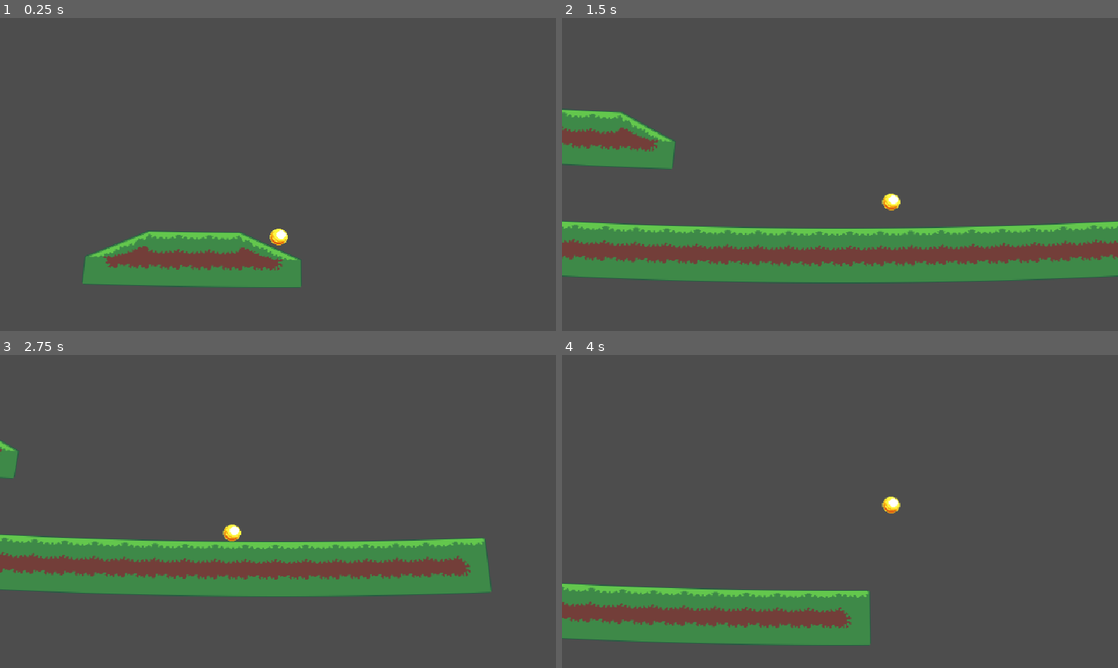
Above: before the commit, frames 1-4 (two rows, left to right).
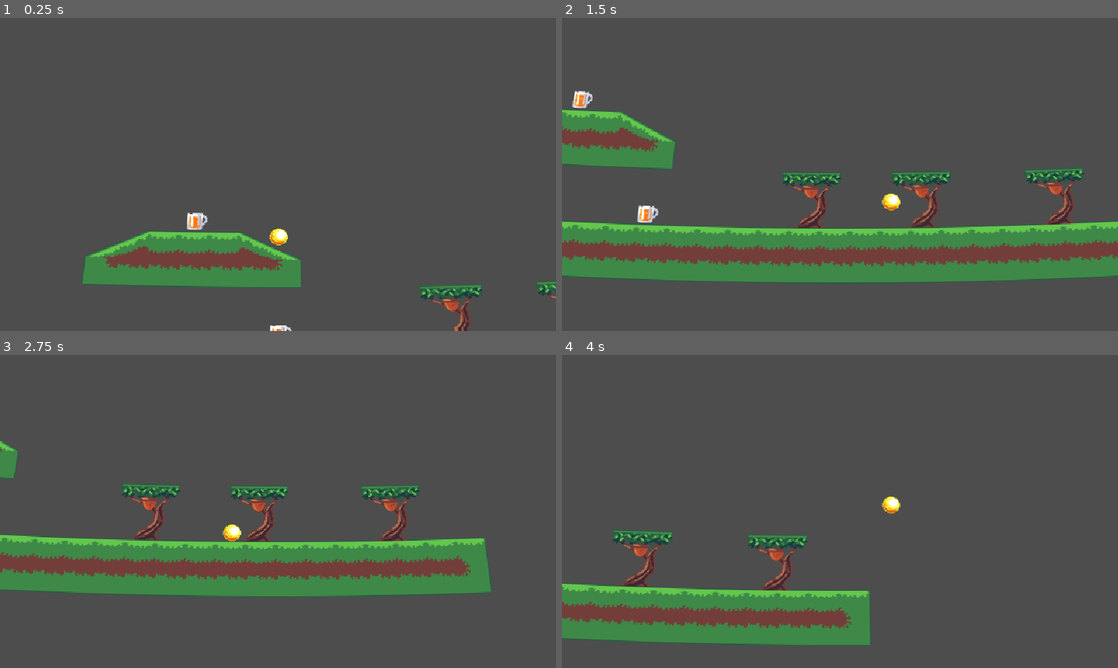
Above: after the commit, the same moments.

Repository: Codex112008/GMTK-2025-Game-Jam
Game: Godot game, scene res://Scenes/Game.tscn
The game is run twice, just before and just after one commit, with the same random seed, the same clock (stepped at 60 frames per second) and the same inputs.
Inputs:
- Up to frame 1 (0.25 s): no input
- Up to frame 2 (1.5 s): hold D (right) from 0.53 s (still down); tap Space (jump) at 0.6, 0.77, 1.07, 1.35 s
- Up to frame 3 (2.75 s): tap Space (jump) at 1.52, 1.82, 2.1 s; release D (right) at 2.03 s; hold A (left) from 2.03 s (still down)
- Up to frame 4 (4 s): release A (left) at 2.78 s; hold D (right) from 2.78 s (still down); tap Space (jump) at 2.85, 3.02, 3.32, 3.6, 3.77 s

The runs differ from the first frame. In frame 1, 1.1% of the frame differs, in the area x 33-100%, y 62-100%; in frame 2, 2.8%, in the area x 1-94%, y 23-68%; in frame 3, 2.4%; in frame 4, 1.6%.

Commit message:
Trees and nuts

Diff:
--- /dev/null
+++ b/Scenes/Beer.tscn
@@ -0,0 +1,43 @@
+[gd_scene load_steps=7 format=3 uid="uid://dmrchrx1v38ud"]
+
+[ext_resource type="Script" uid="uid://cruextbjjjn8p" path="res://Scripts/Beer.gd" id="1_d2pg4"]
+[ext_resource type="Texture2D" uid="uid://bl5trdjup45rg" path="res://Sprites/Beer/beer2.png" id="1_hniy1"]
+[ext_resource type="Texture2D" uid="uid://c4aopnk1rb7c4" path="res://Sprites/Beer/beer1.png" id="2_d2pg4"]
+[ext_resource type="Texture2D" uid="uid://crx1pmrgg78a1" path="res://Sprites/Beer/beer3.png" id="3_07ujs"]
+
+[sub_resource type="SpriteFrames" id="SpriteFrames_hv7xx"]
+animations = [{
+"frames": [{
+"duration": 1.0,
+"texture": ExtResource("1_hniy1")
+}, {
+"duration": 1.0,
+"texture": ExtResource("2_d2pg4")
+}, {
+"duration": 1.0,
+"texture": ExtResource("3_07ujs")
+}, {
+"duration": 1.0,
+"texture": ExtResource("2_d2pg4")
+}],
+"loop": true,
+"name": &"default",
+"speed": 10.0
+}]
+
+[sub_resource type="RectangleShape2D" id="RectangleShape2D_1okyp"]
+
+[node name="Beer" type="Area2D" groups=["Beer"]]
+priority = 1
+script = ExtResource("1_d2pg4")
+
+[node name="AnimatedSprite2D" type="AnimatedSprite2D" parent="."]
+sprite_frames = SubResource("SpriteFrames_hv7xx")
+autoplay = "default"
+frame_progress = 0.397417
+
+[node name="CollisionShape2D" type="CollisionShape2D" parent="."]
+position = Vector2(1, 1)
+shape = SubResource("RectangleShape2D_1okyp")
+
+[connection signal="body_entered" from="." to="." method="_on_body_entered"]
--- a/Scenes/Game.tscn
+++ b/Scenes/Game.tscn
@@ -1,18 +1,16 @@
-[gd_scene load_steps=6 format=4 uid="uid://bfn2b364eucoc"]
+[gd_scene load_steps=7 format=4 uid="uid://bfn2b364eucoc"]
 
 [ext_resource type="Shader" uid="uid://dcs1wxhti4py4" path="res://PlanetCurve.gdshader" id="1_iukft"]
-[ext_resource type="Script" uid="uid://begc6vubb515t" path="res://Scripts/NutManager.gd" id="1_kldst"]
+[ext_resource type="PackedScene" uid="uid://dmrchrx1v38ud" path="res://Scenes/Beer.tscn" id="2_b2bpf"]
 [ext_resource type="TileSet" uid="uid://b5nmyyj2chinl" path="res://BaseTileSet.tres" id="2_gl6un"]
 [ext_resource type="PackedScene" uid="uid://d3mqa3yxkbmot" path="res://Scenes/Player.tscn" id="3_j5yw3"]
+[ext_resource type="PackedScene" uid="uid://cvd7pmhx8p1pm" path="res://Scenes/Tree.tscn" id="4_kldst"]
 
 [sub_resource type="ShaderMaterial" id="ShaderMaterial_gl6un"]
 shader = ExtResource("1_iukft")
 shader_parameter/radius = 5.0
 
 [node name="game" type="Node2D"]
-
-[node name="NutManager" type="Node" parent="."]
-script = ExtResource("1_kldst")
 
 [node name="postproc_layer" type="CanvasLayer" parent="."]
 
@@ -36,3 +34,24 @@
 [node name="camera2d" type="Camera2D" parent="Player"]
 position = Vector2(0, -16)
 position_smoothing_enabled = true
+
+[node name="Tree" parent="." instance=ExtResource("4_kldst")]
+position = Vector2(151, 64)
+
+[node name="Tree2" parent="." instance=ExtResource("4_kldst")]
+position = Vector2(270, 64)
+
+[node name="Tree3" parent="." instance=ExtResource("4_kldst")]
+position = Vector2(414, 65)
+
+[node name="Beer" parent="." instance=ExtResource("2_b2bpf")]
+position = Vector2(-23, 83)
+
+[node name="Beer2" parent="." instance=ExtResource("2_b2bpf")]
+position = Vector2(-111, -45)
+
+[node name="Beer3" parent="." instance=ExtResource("2_b2bpf")]
+position = Vector2(-482, 83)
+
+[node name="Beer4" parent="." instance=ExtResource("2_b2bpf")]
+position = Vector2(-378, -14)
--- /dev/null
+++ b/Scenes/Tree.tscn
@@ -0,0 +1,21 @@
+[gd_scene load_steps=5 format=3 uid="uid://cvd7pmhx8p1pm"]
+
+[ext_resource type="Texture2D" uid="uid://blyjavtgbk1sj" path="res://Sprites/Tree/tree_without.png" id="1_gtca3"]
+[ext_resource type="Script" uid="uid://bv02nq23a15lo" path="res://Scripts/Tree.gd" id="2_itkj8"]
+[ext_resource type="Texture2D" uid="uid://cqjvg4ky1tgvg" path="res://Sprites/Tree/tree_with_acorn.png" id="3_0suky"]
+
+[sub_resource type="RectangleShape2D" id="RectangleShape2D_itkj8"]
+size = Vector2(64, 2)
+
+[node name="Tree" type="StaticBody2D" groups=["Tree"]]
+script = ExtResource("2_itkj8")
+nutSprite = ExtResource("3_0suky")
+noNutSprite = ExtResource("1_gtca3")
+
+[node name="Sprite2D" type="Sprite2D" parent="."]
+texture = ExtResource("3_0suky")
+
+[node name="CollisionShape2D" type="CollisionShape2D" parent="."]
+position = Vector2(0, -30)
+shape = SubResource("RectangleShape2D_itkj8")
+one_way_collision = true
--- a/Scripts/NutManager.gd
+++ b/Scripts/Beer.gd
@@ -1,4 +1,4 @@
-extends Node
+extends Area2D
 
 
 # Called when the node enters the scene tree for the first time.
@@ -9,3 +9,11 @@
 # Called every frame. 'delta' is the elapsed time since the previous frame.
 func _process(delta):
 	pass
+
+
+
+func _on_body_entered(body):
+	print("HGaeuygrfa")
+	var player = body as PlayerController
+	if player != null:
+		player.increase_curve_effect(0.5)
--- a/Scripts/PlayerController.gd
+++ b/Scripts/PlayerController.gd
@@ -1,5 +1,5 @@
 extends CharacterBody2D
-
+class_name PlayerController
 
 @export var speed : float = 300.0
 @export var acceleration : float = 10.0
@@ -7,10 +7,17 @@
 @export var gravity : float = 1600.0
 @export var friction : float = 20.0 # Basically deceleration
 
+@export var max_nut_count : int = 2
+var nut_count : int = 0
+var nutted_trees : Array[TreeNode] = []
+
 @export_group("References")
 @export var coyote_timer : Timer
 @export var jump_buffer_timer : Timer
 @export var short_jump_timer : Timer
+
+@export_group("OOC References")
+@export var curve_effect_rect : CanvasItem
 
 func _physics_process(delta: float) -> void:
 	# Add the gravity.
@@ -37,8 +44,15 @@
 
 	# If release jump quiclky then add downward force for variable jump height
 	# mark brown told me to do this i did the platformer toolkit thingie
-	if (Input.is_action_just_released("jump") && short_jump_timer.time_left != 0):
+	if Input.is_action_just_released("jump") && short_jump_timer.time_left != 0:
 		velocity.y += jump_strength / 2 # this value can be tweaked
+
+	if nut_count > 0 && not is_on_floor() && Input.is_action_just_pressed("jump"):
+		jump()
+		nutted_trees[0].has_nut = true
+		nutted_trees.remove_at(0)
+		nut_count -= 1
+
 
 
 	# Get the input direction and handle the movement/deceleration.
@@ -48,9 +62,27 @@
 	else:
 		velocity.x = lerpf(velocity.x, 0, delta * friction)
 
+
+	# Drop down one way platforms
+	if Input.is_action_pressed("down") && is_on_floor():
+		position.y += 1
+
+
 	move_and_slide()
+
+	# Gets nuts from trees
+	for i in get_slide_collision_count():
+		var collidingTree : TreeNode = get_slide_collision(i).get_collider() as TreeNode
+		if collidingTree != null && collidingTree.has_nut && nutted_trees.size() < max_nut_count:
+			nut_count = mini(nut_count + 1, max_nut_count)
+			collidingTree.has_nut = false
+			nutted_trees.append(collidingTree)
 
 func jump():
 	short_jump_timer.start()
 	velocity.y = -jump_strength;
 	# velocity.y = -jump_strength
+
+func increase_curve_effect(amount : float):
+	var shader_material : ShaderMaterial = curve_effect_rect.material as ShaderMaterial
+	shader_material.set_shader_parameter("Radius", max(0, shader_material.get_shader_parameter("Radius") - amount))
--- /dev/null
+++ b/Scripts/Tree.gd
@@ -0,0 +1,21 @@
+extends StaticBody2D
+class_name TreeNode
+
+@export_group("Temp vars until animation stuff")
+@export var nutSprite : Texture2D
+@export var noNutSprite : Texture2D
+
+var has_nut : bool = true
+
+# Called when the node enters the scene tree for the first time.
+func _ready():
+	pass # Replace with function body.
+
+
+# Called every frame. 'delta' is the elapsed time since the previous frame.
+func _process(delta):
+	# Omega band aid tb changed
+	if (has_nut):
+		get_child(0).texture = nutSprite
+	else:
+		get_child(0).texture = noNutSprite
--- a/project.godot
+++ b/project.godot
@@ -15,10 +15,6 @@
 config/features=PackedStringArray("4.4", "Forward Plus")
 config/icon="res://icon.svg"
 
-[autoload]
-
-NutManager="*res://Scripts/NutManager.gd"
-
 [display]
 
 window/size/viewport_width=640
@@ -31,6 +27,11 @@
 [dotnet]
 
 project/assembly_name="New Game Project"
+
+[global_group]
+
+Tree=""
+Beer=""
 
 [input]
 
Not shown, added: Scripts/Beer.gd.uid
Not shown, removed: Scripts/NutManager.gd.uid
Not shown, added: Scripts/Tree.gd.uid
